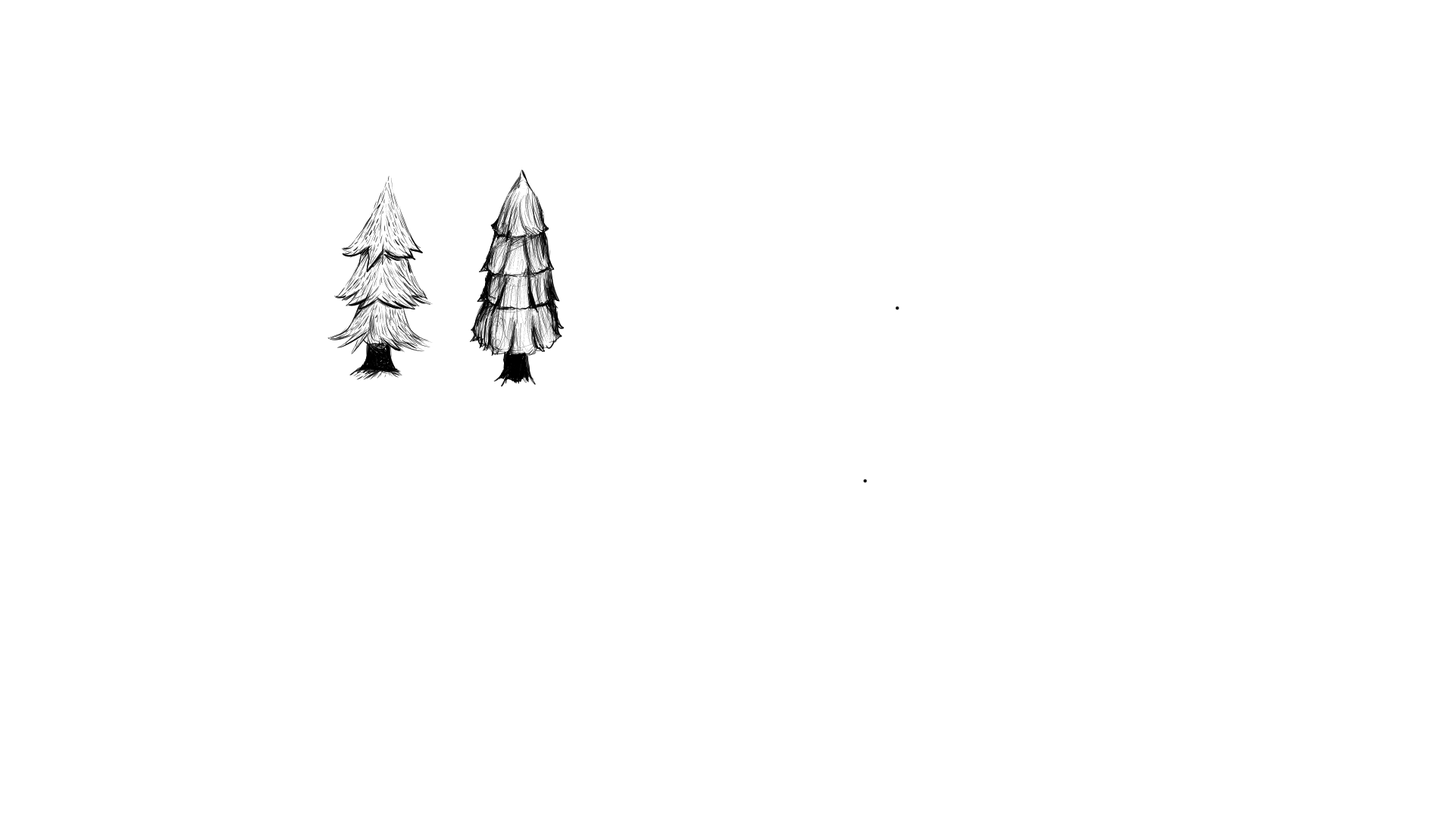
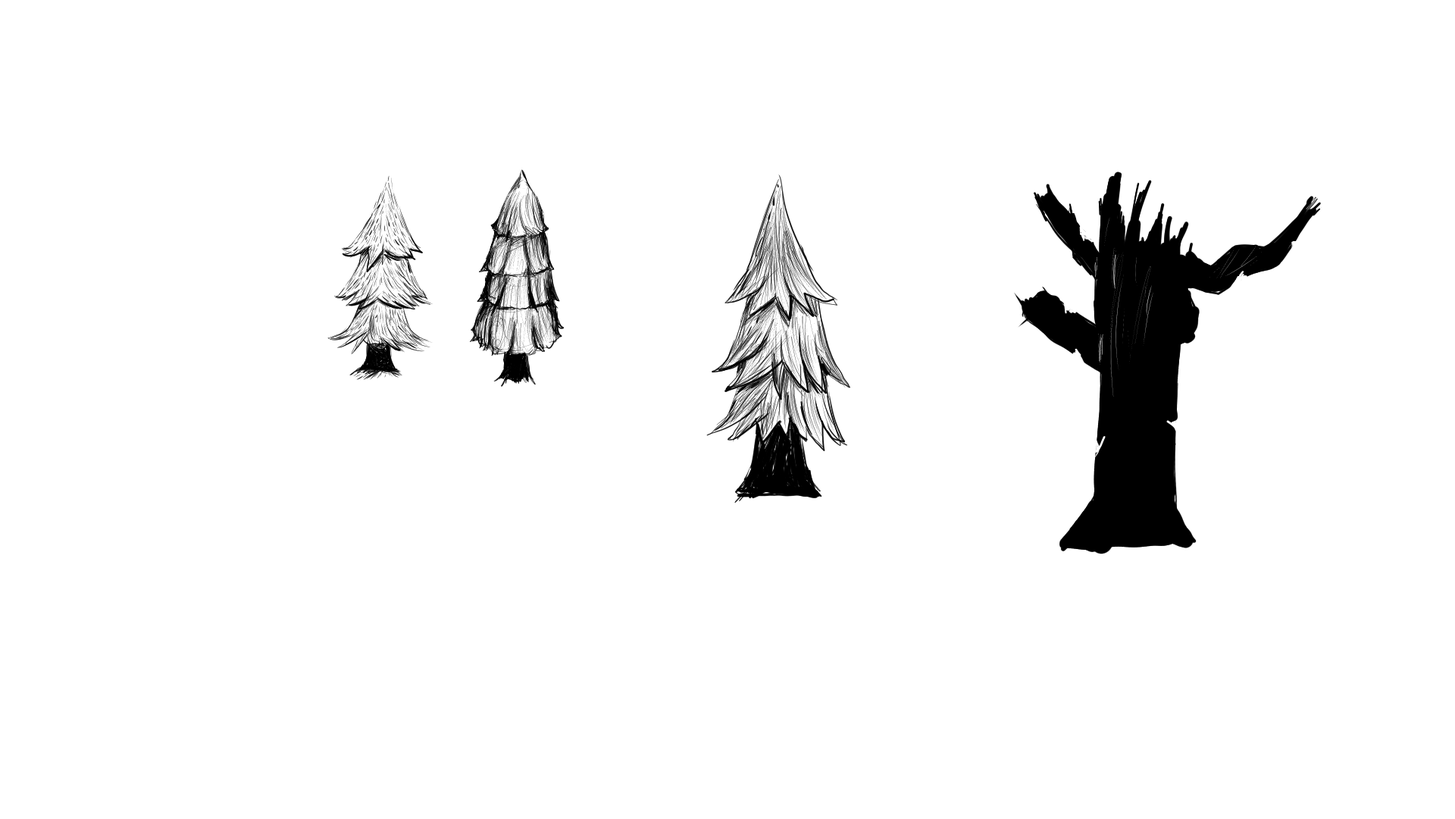
Revision of a layered 1455×819 image; what changed, layer by layer:
painted on "Paint Layer 1" over 706, 171, 1322, 555
painted on "Paint Layer 2" over 714, 179, 1264, 477
